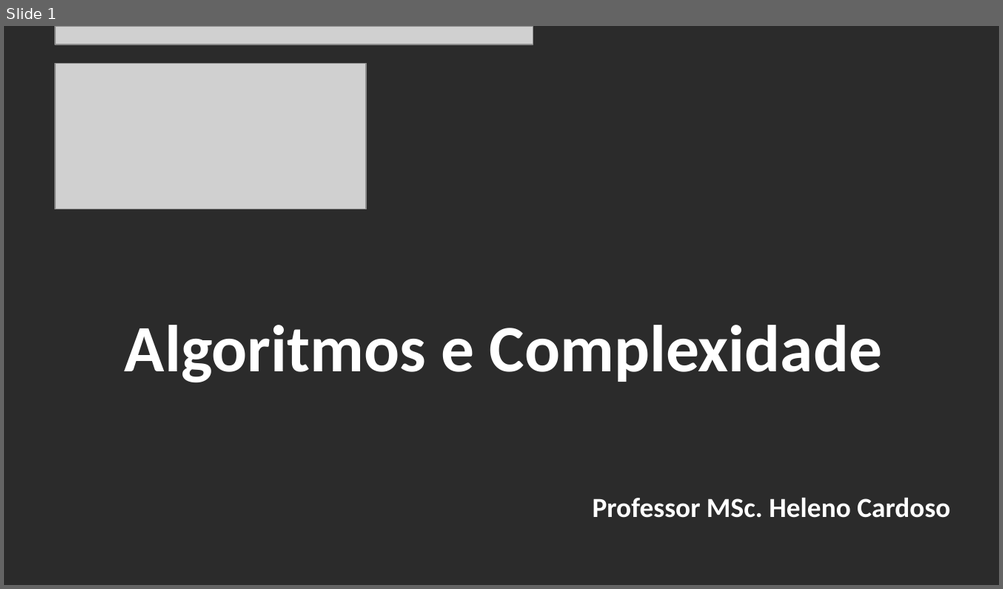
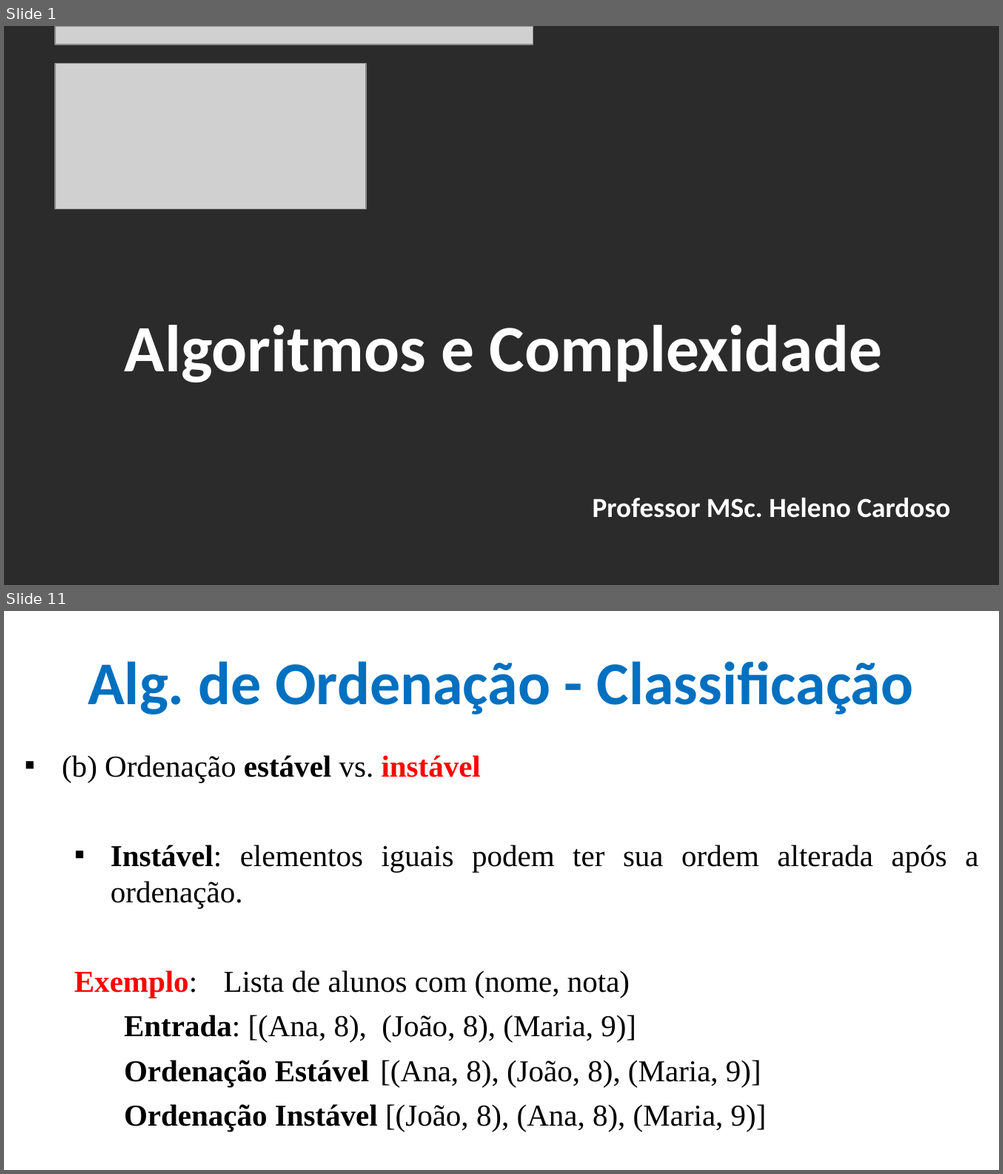
Before and after one commit to CloudEducationBrazil/WydenAlgoritmosEComplexidade, a slide deck: 01 Classes/Aula 04 - Algoritmos e Complexidade - Algoritmos de Ordenação.pptx. Shown one above the other, each under a label of ours: slide 1 before the commit, slides 1 and 11 after it; the slides between them are not shown. The pictures are 1003x589 and 1003x1174 pixels, drawn with LibreOffice and Linux fonts; fonts in the diff are those of the drawing; grey boxes stand for pictures; background and template pictures are left out; a plain dark background stands for a picture behind light text. Boxes give left, top, right and bottom in pixels: in the first picture for what was removed or moved away, otherwise in the second. Text is boxed around its words. In the diff, an @@ line names an element or a change of style, - is before the commit and + after.

Commit message:
Alg e Compl - Alg de Ordenação 01Set2025 ...

```diff
--- a/01 Classes/Aula 04 - Algoritmos e Complexidade - Algoritmos de Ordenação.pptx
+++ b/01 Classes/Aula 04 - Algoritmos e Complexidade - Algoritmos de Ordenação.pptx
@@ slide 11 added at (x1=4, y1=611, x2=999, y2=1170), background picture (left out) @@
@@ title added at (x1=88, y1=661, x2=913, y2=715), 44 pt, text #0070C0, bold @@
+Alg. de Ordenação - Classificação
@@ text added at (x1=62, y1=755, x2=978, y2=1132), 22 pt, text #000000 @@
+▪ (b) Ordenação estável vs. instável
+  ▪ Instável: elementos iguais podem ter sua ordem alterada após a ordenação.
+  Exemplo: Lista de alunos com (nome, nota)
+  Entrada: [(Ana, 8), (João, 8), (Maria, 9)]
+  Ordenação Estável [(Ana, 8), (João, 8), (Maria, 9)]
+  Ordenação Instável [(João, 8), (Ana, 8), (Maria, 9)]
```
Also in this commit, not shown: 6 slides changed, 31 other slides added, 12 other files.
